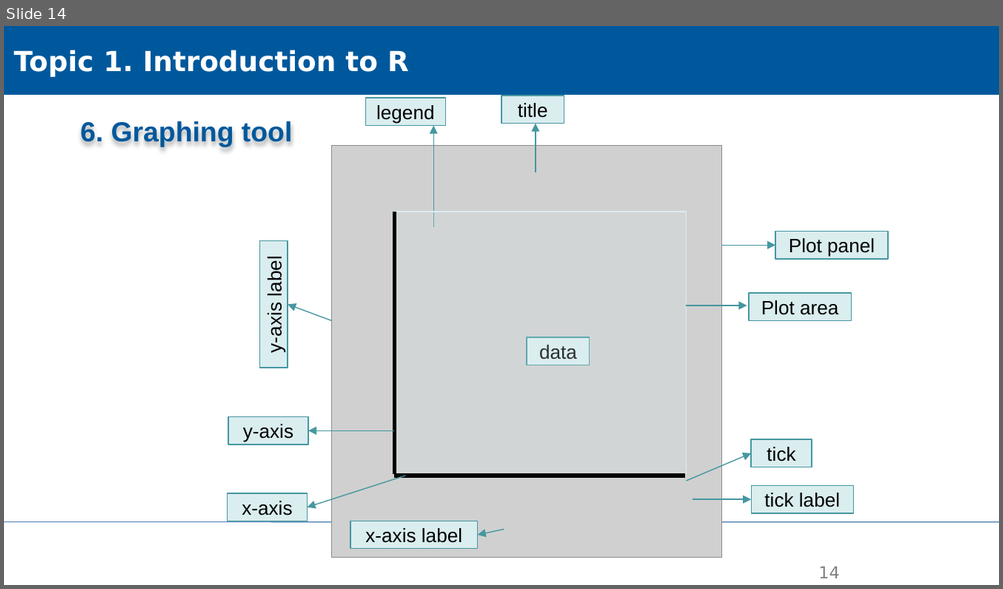
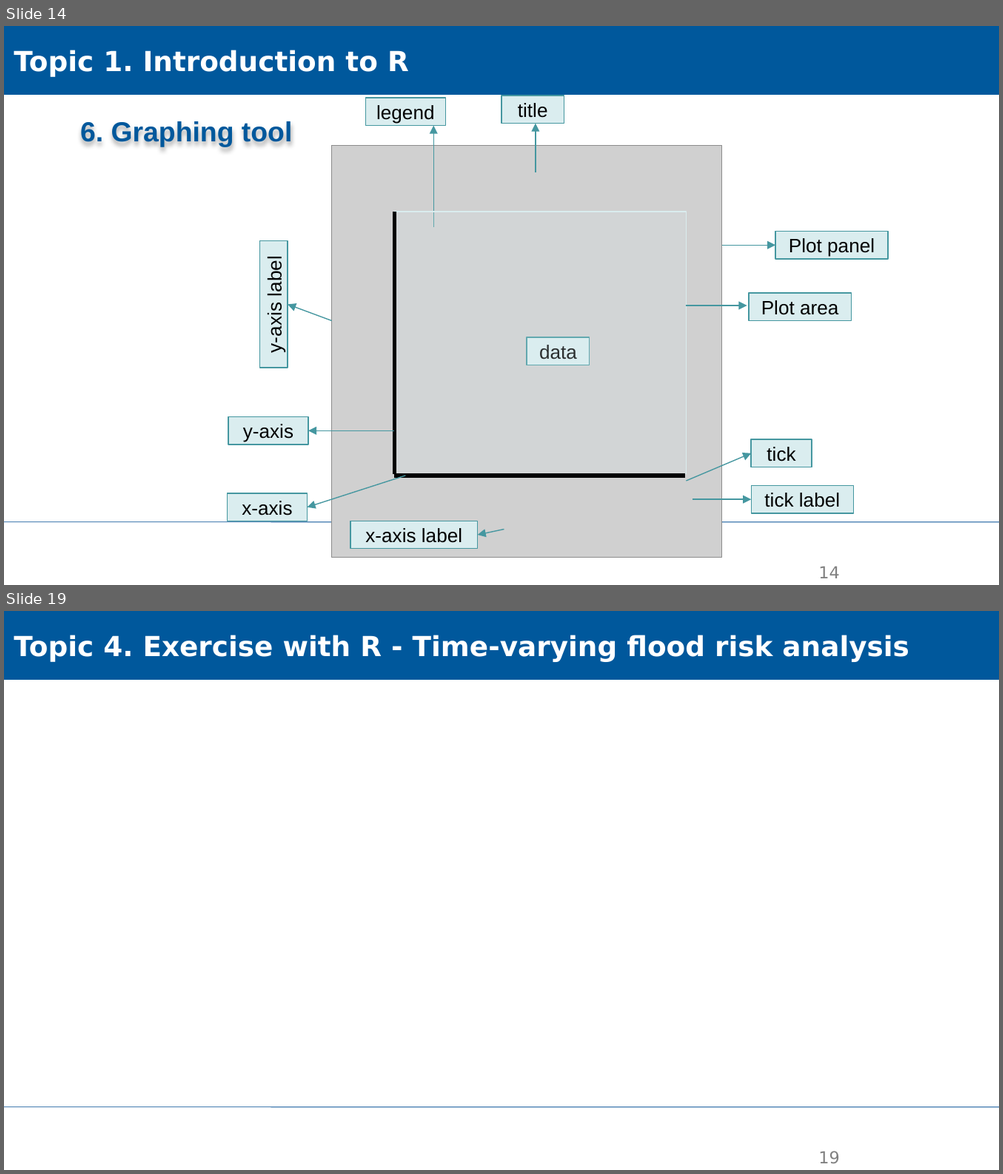
Before and after one commit to XiaoxiangGuanGFZ/FloodRiskSeminar, a slide deck: slides/FRS_exercise_R.pptx. Shown one above the other, each under a label of ours: slide 14 before the commit, slides 14 and 19 after it; the slides between them are not shown. The pictures are 1003x589 and 1003x1174 pixels, drawn with LibreOffice and Linux fonts; fonts in the diff are those of the drawing; grey boxes stand for pictures; background and template pictures are left out. Boxes give left, top, right and bottom in pixels: in the first picture for what was removed or moved away, otherwise in the second. Text is boxed around its words. In the diff, an @@ line names an element or a change of style, - is before the commit and + after.

```diff
--- a/slides/FRS_exercise_R.pptx
+++ b/slides/FRS_exercise_R.pptx
@@ slide 19 added at bbox=[4, 611, 999, 1170], background #FFFFFF; not listed: 1 template element that a slide beside it also shows @@
@@ rectangle added at bbox=[4, 611, 999, 680], fill #00589C, outline #00589C 0.75 pt, 20 pt, text #FFFFFF, bold @@
+Topic 4. Exercise with R - Time-varying flood risk analysis
@@ page number added at bbox=[818, 1151, 839, 1164], 12 pt, text #808080 @@
+19
```
Also in this commit, not shown: 4 slides changed, 1 other slide added.
